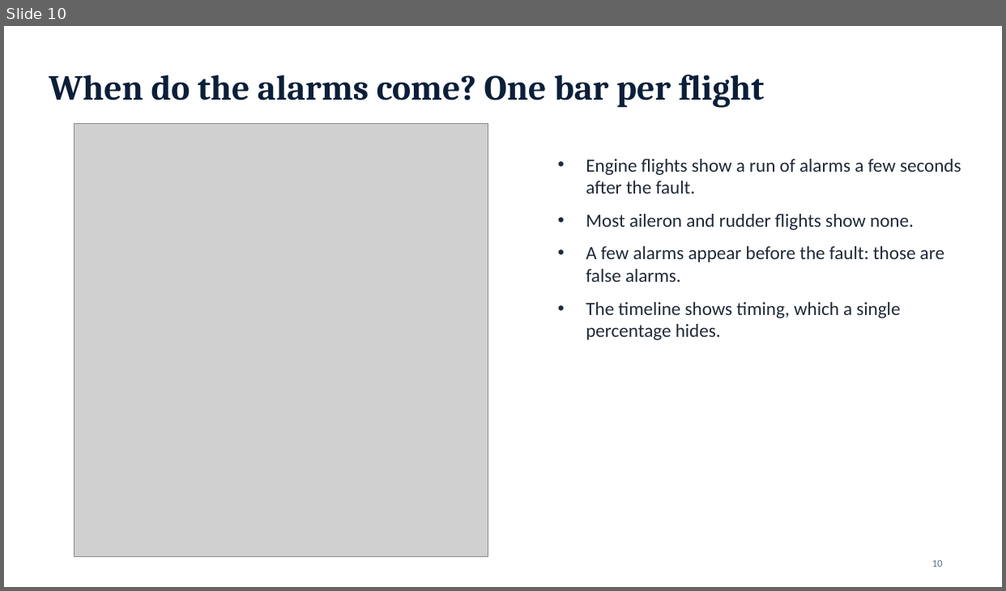
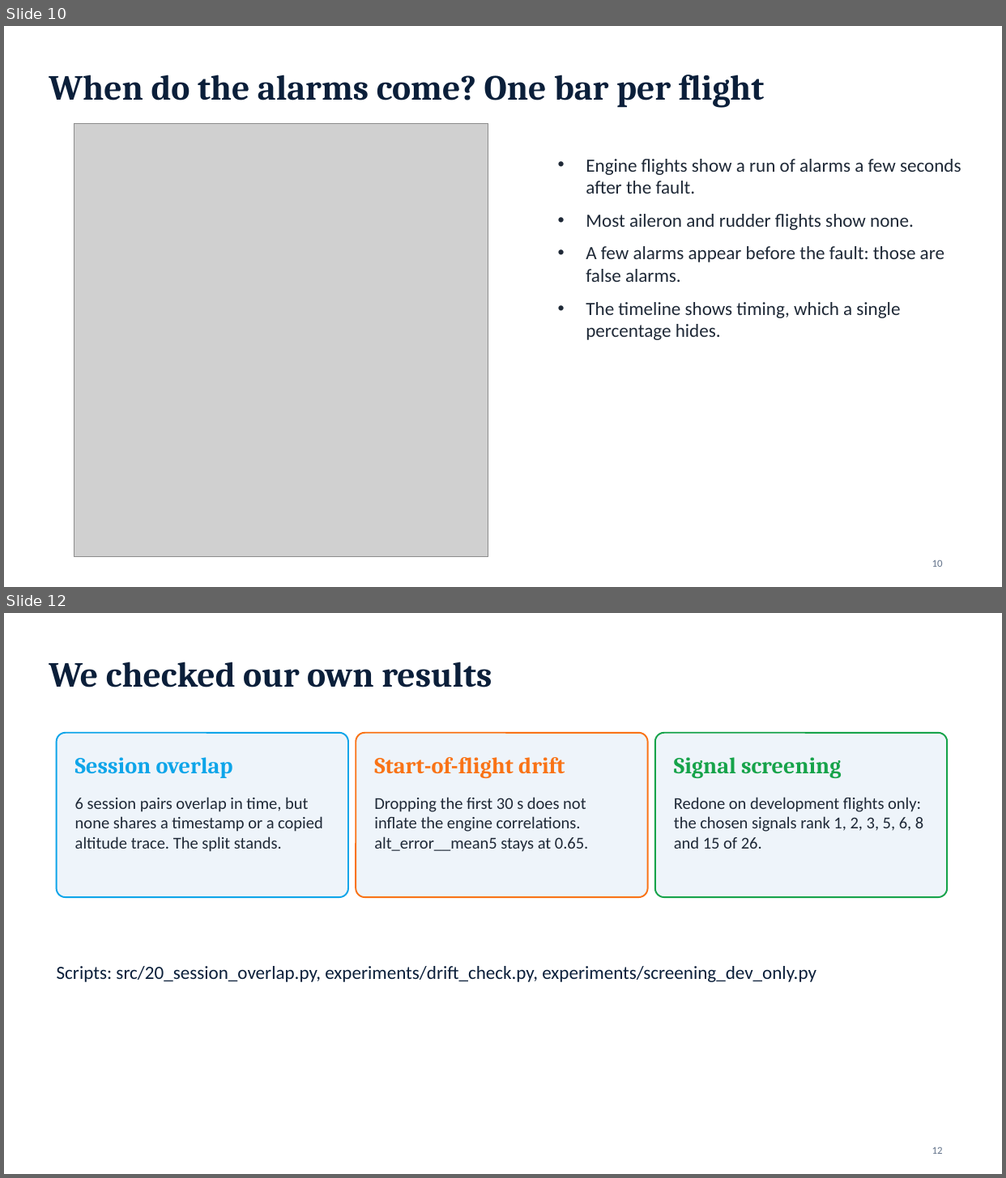
Before and after one commit to PhamAnhHoangg/alfa-fault-detection, a slide deck: docs/ALFA_fault_detection_presentation.pptx. Shown one above the other, each under a label of ours: slide 10 before the commit, slides 10 and 12 after it; the slides between them are not shown. The pictures are 1006x591 and 1006x1178 pixels, drawn with LibreOffice and Linux fonts; fonts in the diff are those of the drawing; grey boxes stand for pictures. Boxes give left, top, right and bottom in pixels: in the first picture for what was removed or moved away, otherwise in the second. Text is boxed around its words. In the diff, an @@ line names an element or a change of style, - is before the commit and + after.

Commit message:
Update presentation: new pictures, checks slide, wording fixes

```diff
--- a/docs/ALFA_fault_detection_presentation.pptx
+++ b/docs/ALFA_fault_detection_presentation.pptx
@@ slide 12 added at <box>4,613,1002,1174</box>, background #FFFFFF @@
@@ title added at <box>49,662,492,688</box>, 34 pt, text #0B1F3A, bold @@
+We checked our own results
@@ rounded rectangle added at <box>57,733,348,897</box>, fill #EEF4FA, outline #0EA5E9 1.5 pt @@
@@ rounded rectangle added at <box>356,733,648,897</box>, fill #EEF4FA, outline #F97316 1.5 pt @@
@@ rounded rectangle added at <box>655,733,948,897</box>, fill #EEF4FA, outline #16A34A 1.5 pt @@
@@ text added at <box>75,757,233,778</box>, 22 pt, text #0EA5E9, bold @@
+Session overlap
@@ text added at <box>374,757,565,778</box>, 22 pt, text #F97316, bold @@
+Start-of-flight drift
@@ text added at <box>674,757,842,778</box>, 22 pt, text #16A34A, bold @@
+Signal screening
@@ text added at <box>75,797,323,852</box>, 16 pt, text #1F2937 @@
+6 session pairs overlap in time, but none shares a timestamp or a copied altitude trace. The split stands.
@@ text added at <box>374,797,588,852</box>, 16 pt, text #1F2937 @@
+Dropping the first 30 s does not inflate the engine correlations. alt_error__mean5 stays at 0.65.
@@ text added at <box>674,797,923,849</box>, 16 pt, text #1F2937 @@
+Redone on development flights only: the chosen signals rank 1, 2, 3, 5, 6, 8 and 15 of 26.
@@ text added at <box>57,966,816,982</box>, 18 pt, text #0B1F3A @@
+Scripts: src/20_session_overlap.py, experiments/drift_check.py, experiments/screening_dev_only.py
@@ page number added at <box>932,1147,943,1154</box>, 10 pt, text #64748B @@
+12
```
Also in this commit, not shown: 3 slides changed, 1 other file.
